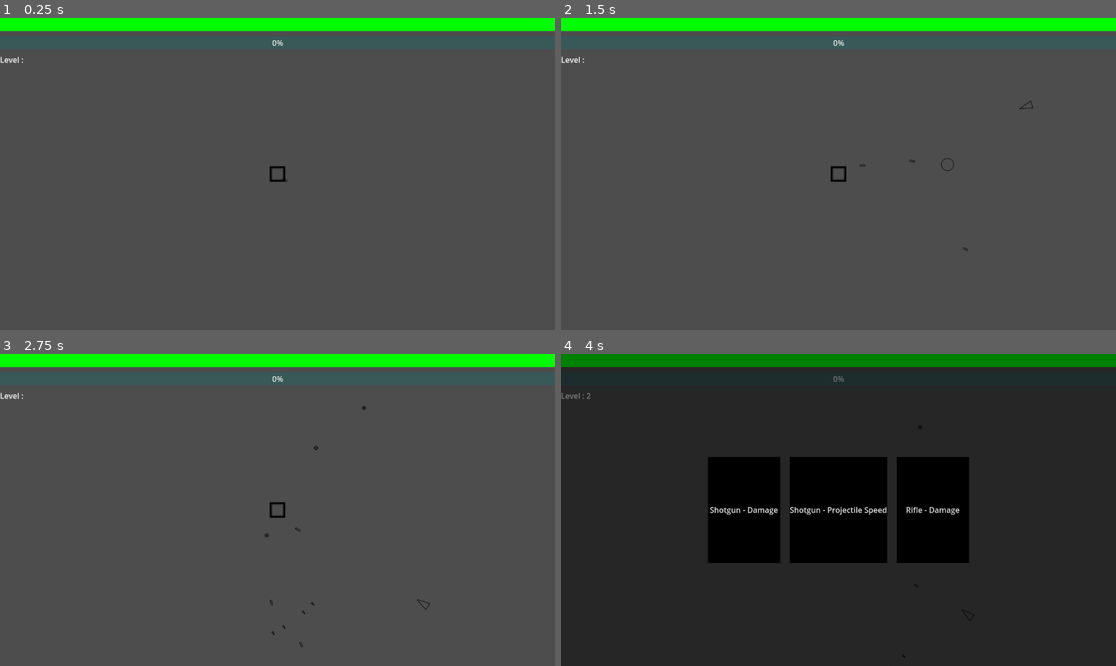
Above: before the commit, frames 1-4 (two rows, left to right).
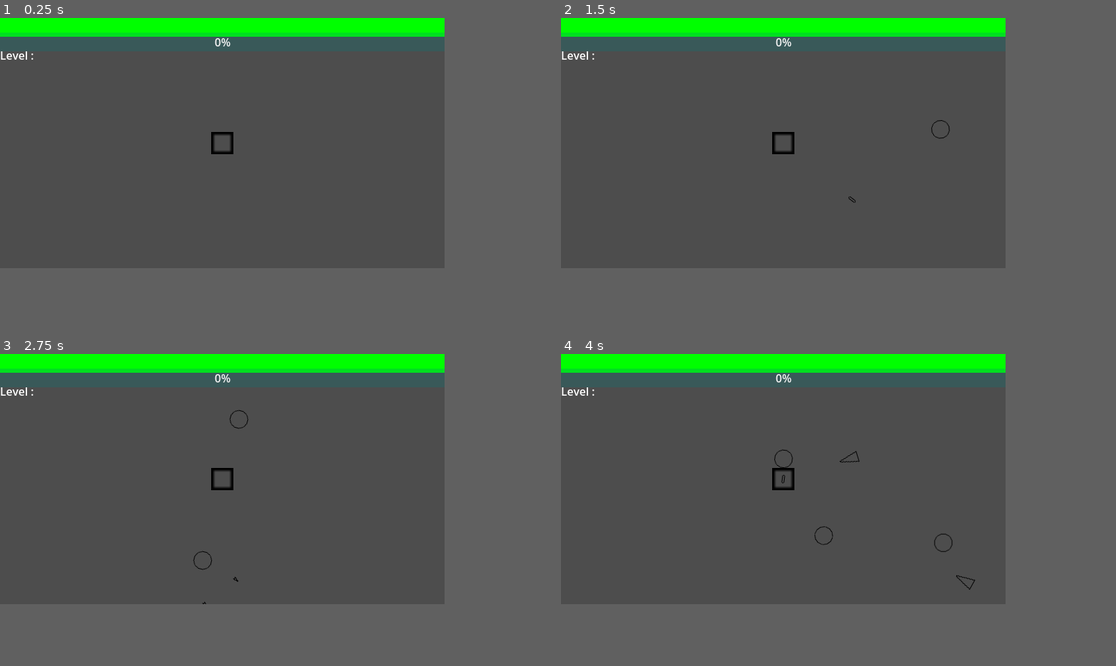
Above: after the commit, the same moments.

Repository: ROKAMETISM/Composition-Based-Practice-1
Game: Godot game, scene res://Scenes/main_game.tscn
The game is run twice, just before and just after one commit, with the same random seed, the same clock (stepped at 60 frames per second) and the same inputs.
Inputs:
- Up to frame 1 (0.25 s): no input
- Up to frame 2 (1.5 s): tap Enter at 0.5 s; hold D (move_right) 0.53-1.28 s; hold S (move_down) from 1.28 s (still down)
- Up to frame 3 (2.75 s): release S (move_down) at 2.03 s; hold D (move_right) from 2.03 s (still down)
- Up to frame 4 (4 s): release D (move_right) at 2.78 s; hold W (move_up) 2.78-3.53 s; hold A (move_left) from 3.53 s (still down)
In our replay, the window is 799x449 before the commit and 640x360 after it. These sizes can differ from the game's own. Grey fills any space a smaller window leaves; there, only what the larger window draws over its background counts as a difference.

The runs differ from the first frame. In frame 1, 2.8% of the frame differs, in the area x 0-100%, y 0-53%; in frame 2, 2.9%; in frame 3, 3.0%; in frame 4, 65%, in the area x 0-100%, y 0-98%.

Commit message:
Implemented Weapon Upgrade Functionality

Diff:
--- a/Scripts/weapon_rifle.gd
+++ b/Scripts/weapon_rifle.gd
@@ -2,11 +2,11 @@
 class_name WeaponRifle
 
 var weapon_name = "Rifle"
-@export var fire_interval := 0.2
-var fire_timer := fire_interval
+@export var base_fire_interval := 1.0
+var fire_timer := base_fire_interval
 const rifle_projectile = preload("res://Scenes/projectile_rifle.tscn")
-var projectile_speed := 600.0
-@export var projectile_damage := 70
+var base_projectile_speed := 400.0
+@export var base_projectile_damage := 40
 var tree_current_scene
 var player
 
@@ -15,14 +15,14 @@
 func update(delta : float, closest_enemy) -> void:
 	fire_timer -= delta
 	if fire_timer < 0 :
-		fire_timer += fire_interval
+		fire_timer += base_fire_interval / (1 + upgrades["Fire Rate"] * 0.4)
 		fire_weapon(closest_enemy)
 
 func fire_weapon(closest_enemy) -> void:
 	var projectile = rifle_projectile.instantiate()
 	projectile.global_position = player.global_position
-	projectile.speed = projectile_speed
-	projectile.set_damage(projectile_damage)
+	projectile.speed = base_projectile_speed * (1 + upgrades["Projectile Speed"] * 0.5)
+	projectile.set_damage(base_projectile_damage * (1 + upgrades["Damage"] * 0.4))
 	if closest_enemy:
 		projectile.rotation = (closest_enemy.global_position - player.global_position).angle()
 	else:
--- a/Scripts/weapon_shotgun.gd
+++ b/Scripts/weapon_shotgun.gd
@@ -6,7 +6,7 @@
 @export var base_projectile_damage := 30
 var fire_timer := base_fire_interval
 const SHOTGUN_PROJECTILE = preload("res://Scenes/projectile_shotgun.tscn")
-var base_projectile_speed := 400.0
+var base_projectile_speed := 300.0
 var base_pellets := 5
 var spread_angle := deg_to_rad(10.0)
 var tree_current_scene
--- a/project.godot
+++ b/project.godot
@@ -14,6 +14,11 @@
 run/main_scene="uid://dgr0dd1dach8x"
 config/features=PackedStringArray("4.5", "Mobile")
 config/icon="res://Sprites/icon.svg"
+
+[display]
+
+window/size/viewport_width=640
+window/size/viewport_height=360
 
 [input]
 
